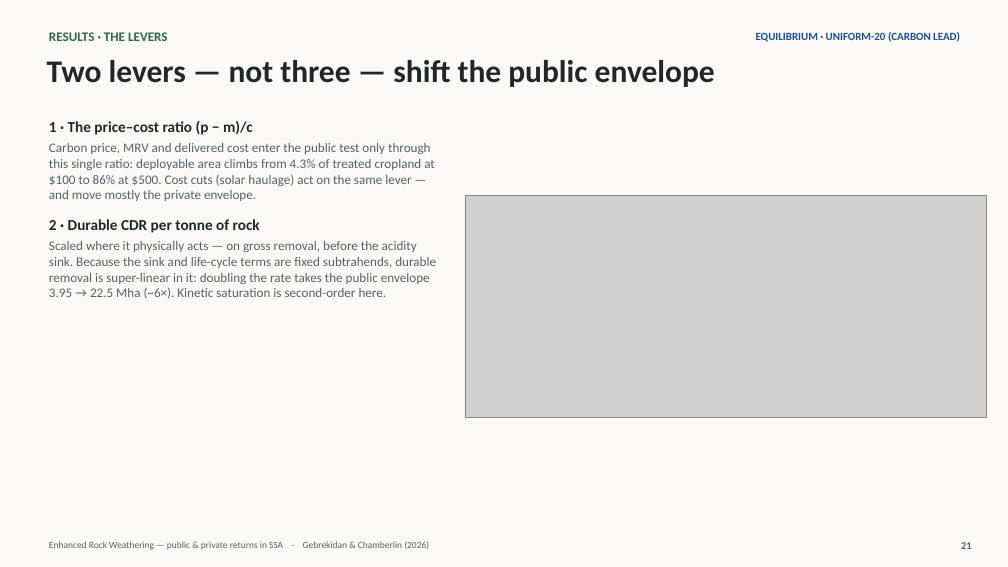
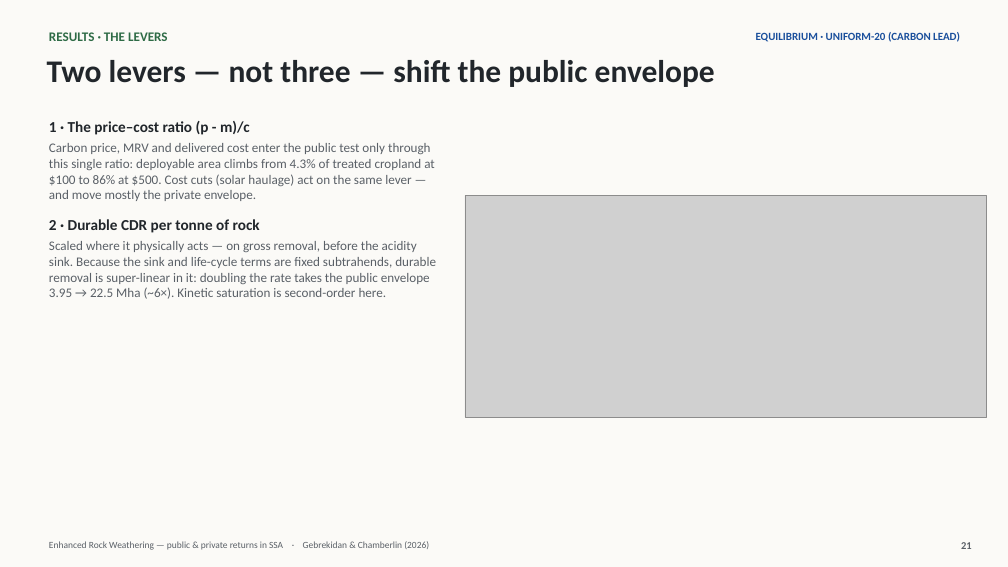
Before and after one commit to chamb244/erw-exante-v2, a slide deck: slide 21 of paper/ERW_public_private_returns_walkthrough.pptx. Drawn at 1008x567 pixels with LibreOffice and Linux fonts; fonts in the diff are those of the drawing; grey boxes stand for pictures. Boxes give left, top, right and bottom in pixels: in the first picture for what was removed or moved away, otherwise in the second. Text is boxed around its words. In the diff, an @@ line names an element or a change of style, - is before the commit and + after.

```diff
--- a/paper/ERW_public_private_returns_walkthrough.pptx
+++ b/paper/ERW_public_private_returns_walkthrough.pptx
@@ text at (49, 121, 250, 135): text changed @@
-1 · The price–cost ratio (p − m)/c
+1 · The price–cost ratio (p - m)/c
```
Also in this commit, not shown: 6 other slides changed, 4 other files.
